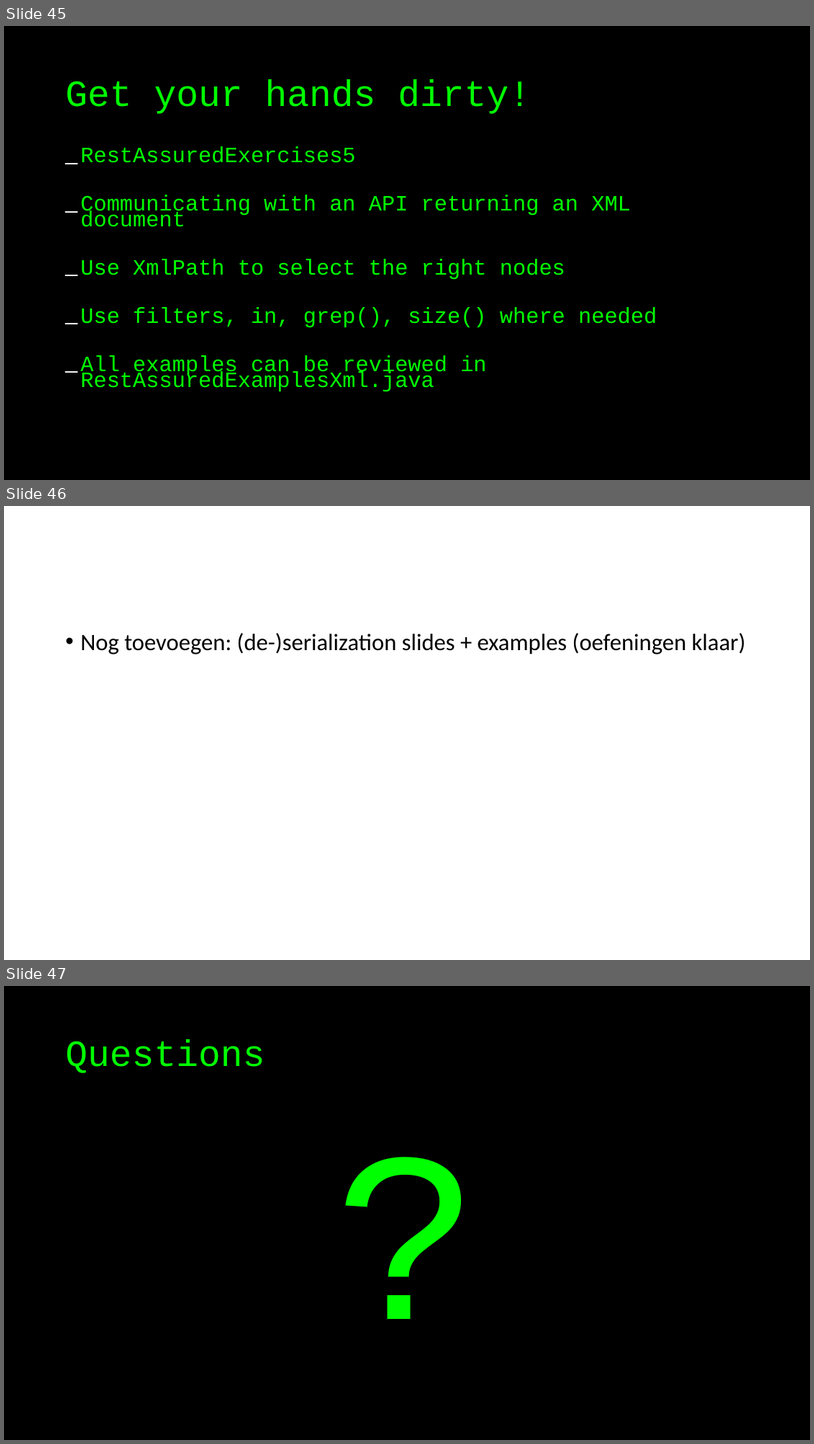
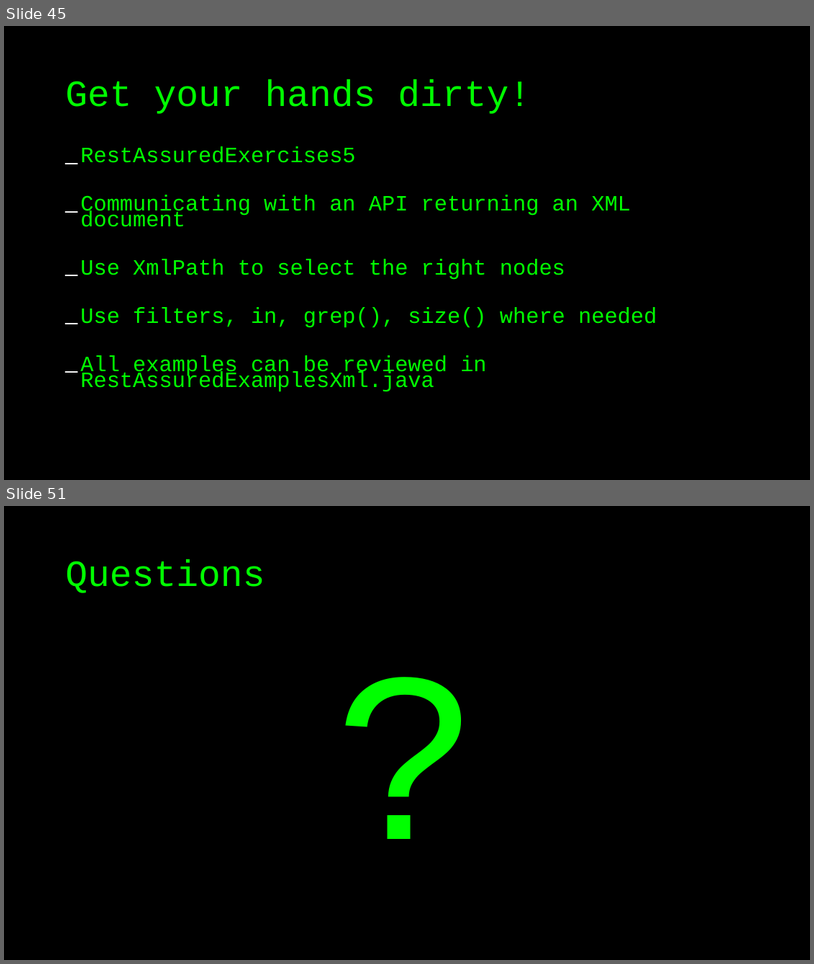
Before and after one commit to basdijkstra/rest-assured-workshop, a slide deck: RestAssuredWorkshop.odp. Shown one above the other, each under a label of ours: slides 45, 46 and 47 before the commit, slides 45 and 51 after it; the slides between them are not shown. The pictures are 814x1444 and 814x964 pixels, drawn with LibreOffice and Linux fonts; fonts in the diff are those of the drawing. Boxes give left, top, right and bottom in pixels: in the first picture for what was removed or moved away, otherwise in the second. Text is boxed around its words. In the diff, an @@ line names an element or a change of style, - is before the commit and + after.

Commit message:
Added examples and slides for last section

```diff
--- a/RestAssuredWorkshop.odp
+++ b/RestAssuredWorkshop.odp
@@ slide 46 removed at (x1=4, y1=506, x2=810, y2=960), background #FFFFFF @@
@@ text removed at (x1=80, y1=633, x2=746, y2=654) @@
-• Nog toevoegen: (de-)serialization slides + examples (oefeningen klaar)
@@ what was slide 47 is now slide 51 @@
```
Also in this commit, not shown: 5 slides added, 6 other files.
